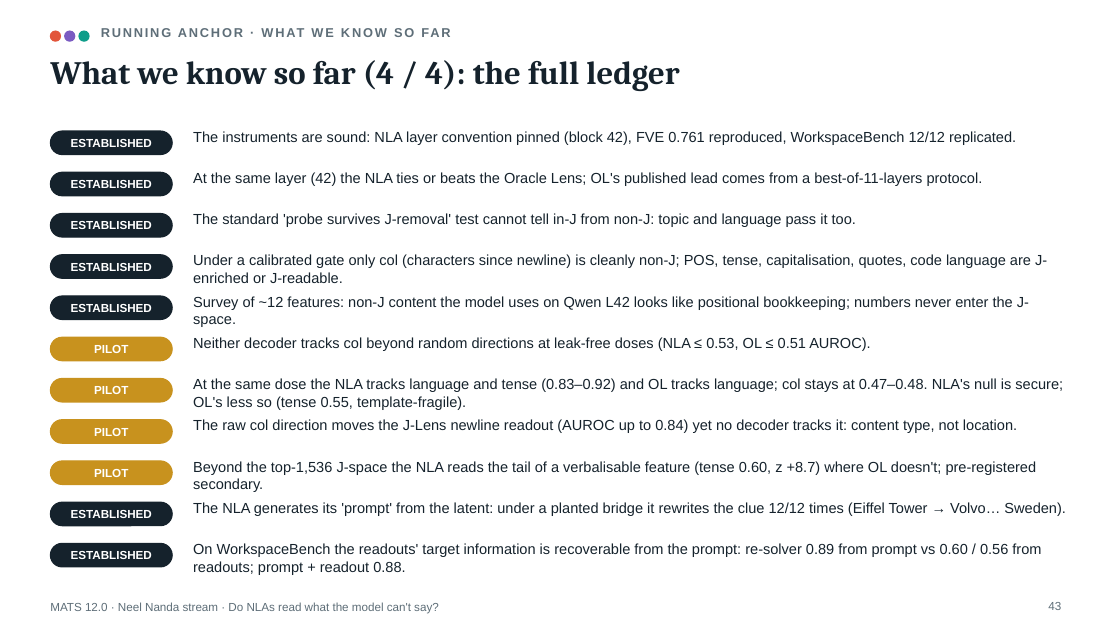
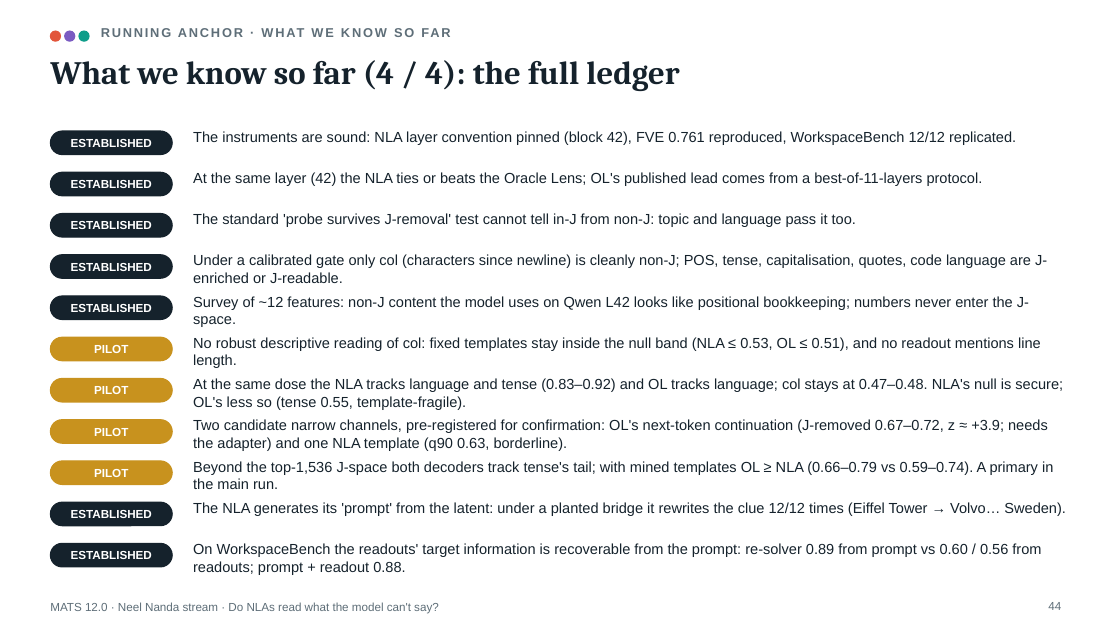
Before and after one commit to Jarus77/mats-nla-workspace, a slide deck: slide 44 of deck/mats_nla_workspace.pptx (slide 43 before the commit). Drawn at 1120x630 pixels with LibreOffice and Linux fonts; fonts in the diff are those of the drawing. Boxes give left, top, right and bottom in pixels: in the first picture for what was removed or moved away, otherwise in the second. Text is boxed around its words. In the diff, an @@ line names an element or a change of style, - is before the commit and + after.

```diff
--- a/deck/mats_nla_workspace.pptx
+++ b/deck/mats_nla_workspace.pptx
@@ text at box(193, 337, 1041, 368): text changed @@
-Neither decoder tracks col beyond random directions at leak-free doses (NLA ≤ 0.53, OL ≤ 0.51 AUROC).
+No robust descriptive reading of col: fixed templates stay inside the null band (NLA ≤ 0.53, OL ≤ 0.51), and no readout mentions line length.
@@ text at box(193, 419, 1048, 451): text changed @@
-The raw col direction moves the J-Lens newline readout (AUROC up to 0.84) yet no decoder tracks it: content type, not location.
+Two candidate narrow channels, pre-registered for confirmation: OL's next-token continuation (J-removed 0.67–0.72, z ≈ +3.9; needs the adapter) and one NLA template (q90 0.63, borderline).
@@ text at box(193, 461, 1053, 489): text changed @@
-Beyond the top-1,536 J-space the NLA reads the tail of a verbalisable feature (tense 0.60, z +8.7) where OL doesn't; pre-registered secondary.
+Beyond the top-1,536 J-space both decoders track tense's tail; with mined templates OL ≥ NLA (0.66–0.79 vs 0.59–0.74). A primary in the main run.
@@ page number at box(1048, 602, 1061, 610): text changed @@
-43
+44
```
Also in this commit, not shown: 22 other slides changed, 2 slides added, 1 slide removed, 9 other files.
